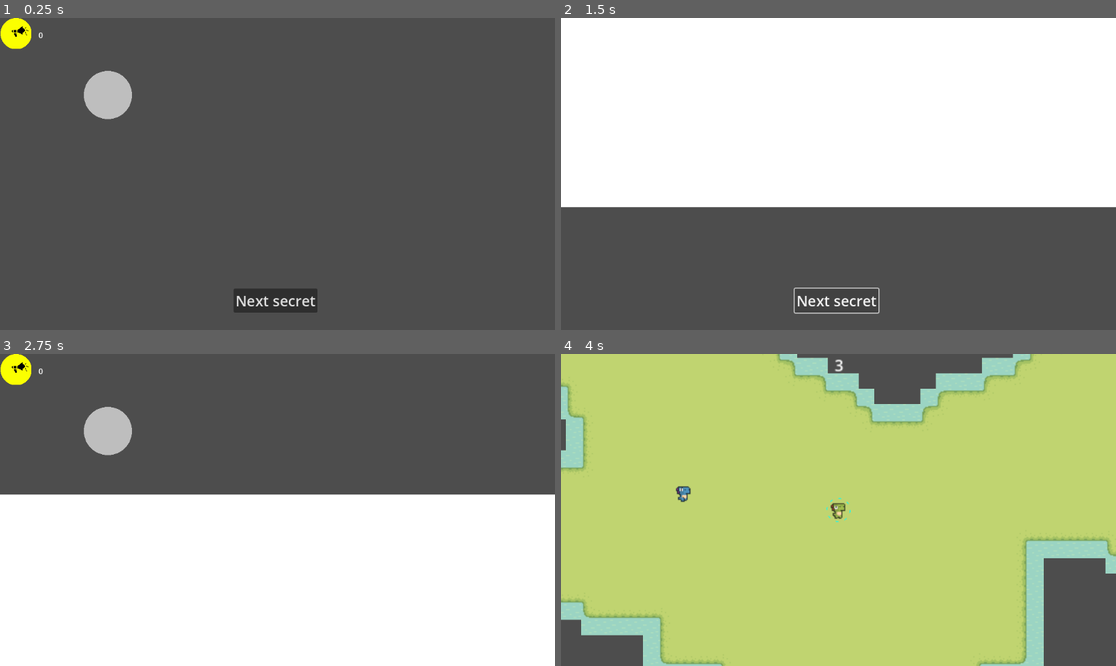
Above: before the commit, frames 1-4 (two rows, left to right).
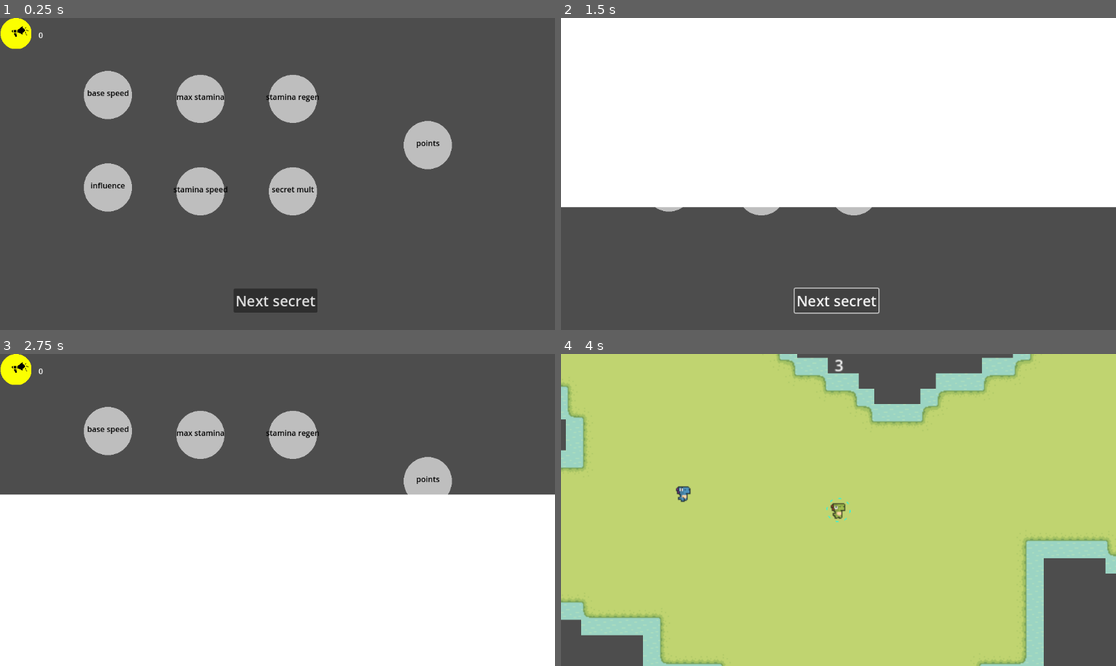
Above: after the commit, the same moments.

Repository: sentinelle28/Secret-Spreader
Game: Godot game, scene res://component/menu/shop.tscn
Same seed, same stepped clock (60 frames per second), same inputs: the game is played once before the commit and once after it. This scene is started directly instead of the project's main scene.
Inputs:
- Up to frame 1 (0.25 s): no input
- Up to frame 2 (1.5 s): click "Next secret" at 0.5 s; click "Next secret" at 1.25 s
- Up to frame 3 (2.75 s): hold Right (ui_right) from 2.03 s (still down); tap E (interact) at 2.1 s
- Up to frame 4 (4 s): release Right (ui_right) at 2.78 s; hold Down (ui_down) 2.78-3.53 s; tap Shift (run) at 2.85 s; hold Right (ui_right) from 3.53 s (still down); tap E (interact) at 3.6 s

The runs differ from the first frame. In frame 1, 6.4% of the frame differs, in the area x 15-82%, y 18-64%; in frame 2, 0.3%; in frame 3, 3.1%; in frame 4, nothing differs.

Commit message:
finished upgrades

Diff:
--- a/component/menu/shop.tscn
+++ b/component/menu/shop.tscn
@@ -37,9 +37,57 @@
 
 [node name="Upgrade list" type="Node" parent="."]
 
-[node name="Circle" parent="Upgrade list" instance=ExtResource("3_314o7")]
+[node name="base_speed" parent="Upgrade list" instance=ExtResource("3_314o7")]
 position = Vector2(224, 160)
+color = Color(0, 1, 1, 1)
+radius = 50
+
+[node name="max_stamina" parent="Upgrade list" instance=ExtResource("3_314o7")]
+position = Vector2(416, 168)
 color = Color(0, 1, 0, 1)
 radius = 50
+related_var = "max_stamina"
+name_of_upgrade = "+ max stamina"
+text_label = "max stamina"
+
+[node name="stamina_regen" parent="Upgrade list" instance=ExtResource("3_314o7")]
+position = Vector2(608, 168)
+color = Color(0, 0.396078, 0, 1)
+radius = 50
+related_var = "stamina_regen"
+name_of_upgrade = "+ stamina regen"
+text_label = "stamina regen"
+
+[node name="area_of_influence" parent="Upgrade list" instance=ExtResource("3_314o7")]
+position = Vector2(224, 352)
+color = Color(1, 1, 0, 1)
+radius = 50
+related_var = "area_of_influence"
+name_of_upgrade = "+ influence"
+text_label = "influence"
+
+[node name="stamina_mult" parent="Upgrade list" instance=ExtResource("3_314o7")]
+position = Vector2(416, 360)
+color = Color(1, 0.0862745, 1, 1)
+radius = 50
+related_var = "stamina_mult"
+name_of_upgrade = "+ stamina speed"
+text_label = "stamina speed"
+
+[node name="secret_mult" parent="Upgrade list" instance=ExtResource("3_314o7")]
+position = Vector2(608, 360)
+color = Color(0.568627, 0, 1, 1)
+radius = 50
+related_var = "secret_mult"
+name_of_upgrade = "+ secret mult"
+text_label = "secret mult"
+
+[node name="better_goofy_men" parent="Upgrade list" instance=ExtResource("3_314o7")]
+position = Vector2(888, 264)
+color = Color(0.990067, 0.752756, 0.814178, 1)
+radius = 50
+related_var = "better_goofy_men"
+name_of_upgrade = "+ more points"
+text_label = "points"
 
 [connection signal="pressed" from="Button" to="." method="_on_button_pressed"]
--- a/component/upgrade/template_v2/circle.gd
+++ b/component/upgrade/template_v2/circle.gd
@@ -7,9 +7,13 @@
 @export_category("Upgrade related")
 @export var current_upgrade:int = 0
 @export var max_upgrade:int = 10
+
+@export var cost:int = 10
+
+@export_category("name")
 @export var related_var:String = "base_speed"
 @export var name_of_upgrade:String = "+ base speed"
-@export var cost:int = 10
+@export var text_label:String = "base speed"
 
 
 
@@ -17,6 +21,7 @@
 func _ready() -> void:
 	_init_upgrade()
 	_set_up_button()
+	$Label.text = text_label
 
 
 func _draw() -> void:
--- a/component/upgrade/template_v2/circle.tscn
+++ b/component/upgrade/template_v2/circle.tscn
@@ -1,6 +1,9 @@
-[gd_scene load_steps=2 format=3 uid="uid://bvj0gcxrtdjhc"]
+[gd_scene load_steps=3 format=3 uid="uid://bvj0gcxrtdjhc"]
 
 [ext_resource type="Script" path="res://component/upgrade/template_v2/circle.gd" id="1_juhig"]
+
+[sub_resource type="LabelSettings" id="LabelSettings_hw8lw"]
+font_color = Color(0, 0, 0, 1)
 
 [node name="Circle" type="Node2D"]
 script = ExtResource("1_juhig")
@@ -13,4 +16,19 @@
 offset_bottom = 8.0
 flat = true
 
+[node name="Label" type="Label" parent="."]
+anchors_preset = -1
+anchor_left = 4.0
+anchor_top = 4.0
+anchor_right = 4.0
+anchor_bottom = 4.0
+offset_left = -16.0
+offset_top = -16.0
+offset_right = 16.0
+offset_bottom = 16.0
+grow_horizontal = 2
+grow_vertical = 2
+size_flags_horizontal = 4
+label_settings = SubResource("LabelSettings_hw8lw")
+
 [connection signal="pressed" from="Button" to="." method="_on_button_pressed"]
